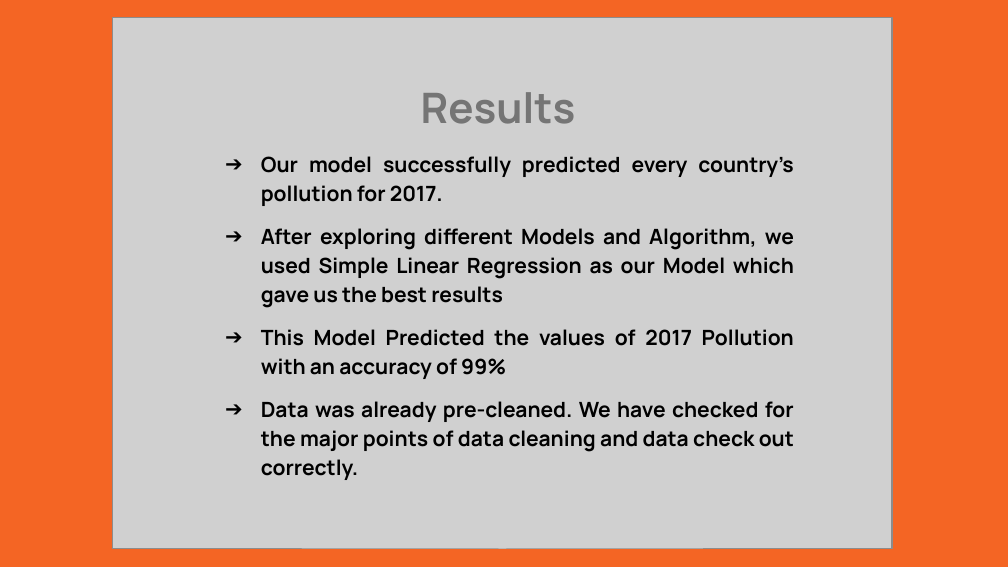
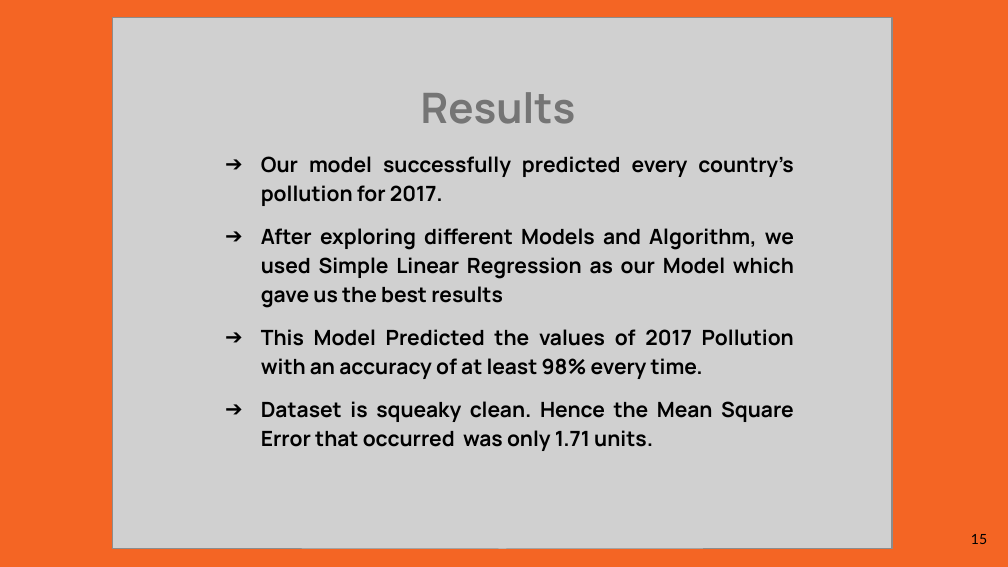
Before and after one commit to Pr0fess0rOP/Pollution-Predictor, a slide deck: slide 15 of DMP-Pollution Predictor Presentation.pptx (slide 12 before the commit). Drawn at 1008x567 pixels with LibreOffice and Linux fonts; fonts in the diff are those of the drawing; grey boxes stand for pictures. Boxes give left, top, right and bottom in pixels: in the first picture for what was removed or moved away, otherwise in the second. Text is boxed around its words. In the diff, an @@ line names an element or a change of style, - is before the commit and + after.

```diff
--- a/DMP-Pollution Predictor Presentation.pptx
+++ b/DMP-Pollution Predictor Presentation.pptx
@@ text at (261, 329, 794, 451): text changed @@
-➔ This Model Predicted the values of 2017 Pollution with an accuracy of 99%
-➔ Data was already pre-cleaned. We have checked for the major points of data cleaning and data check out correctly.
+➔ This Model Predicted the values of 2017 Pollution with an accuracy of at least 98% every time.
+➔ Dataset is squeaky clean. Hence the Mean Square Error that occurred was only 1.71 units.
@@ page number added at (971, 534, 987, 544), 10 pt, text #000000 @@
+15
```
Also in this commit, not shown: 13 other slides changed, 3 slides added, 1 other file.
